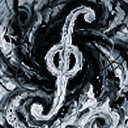
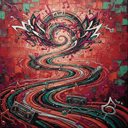
Layer changes from the first (128, 128) image to the second:
hid group "Group 6" (3 layers) over [0, 0, 128, 128]
painted on "Hue/Saturation 2", unmasked it over [0, 0, 128, 128]
renamed "Layer 19" to "Hue/Saturation 3", hid it, painted on it over [0, 0, 128, 128]
removed layer "Layer 13" over [0, 0, 128, 128]
